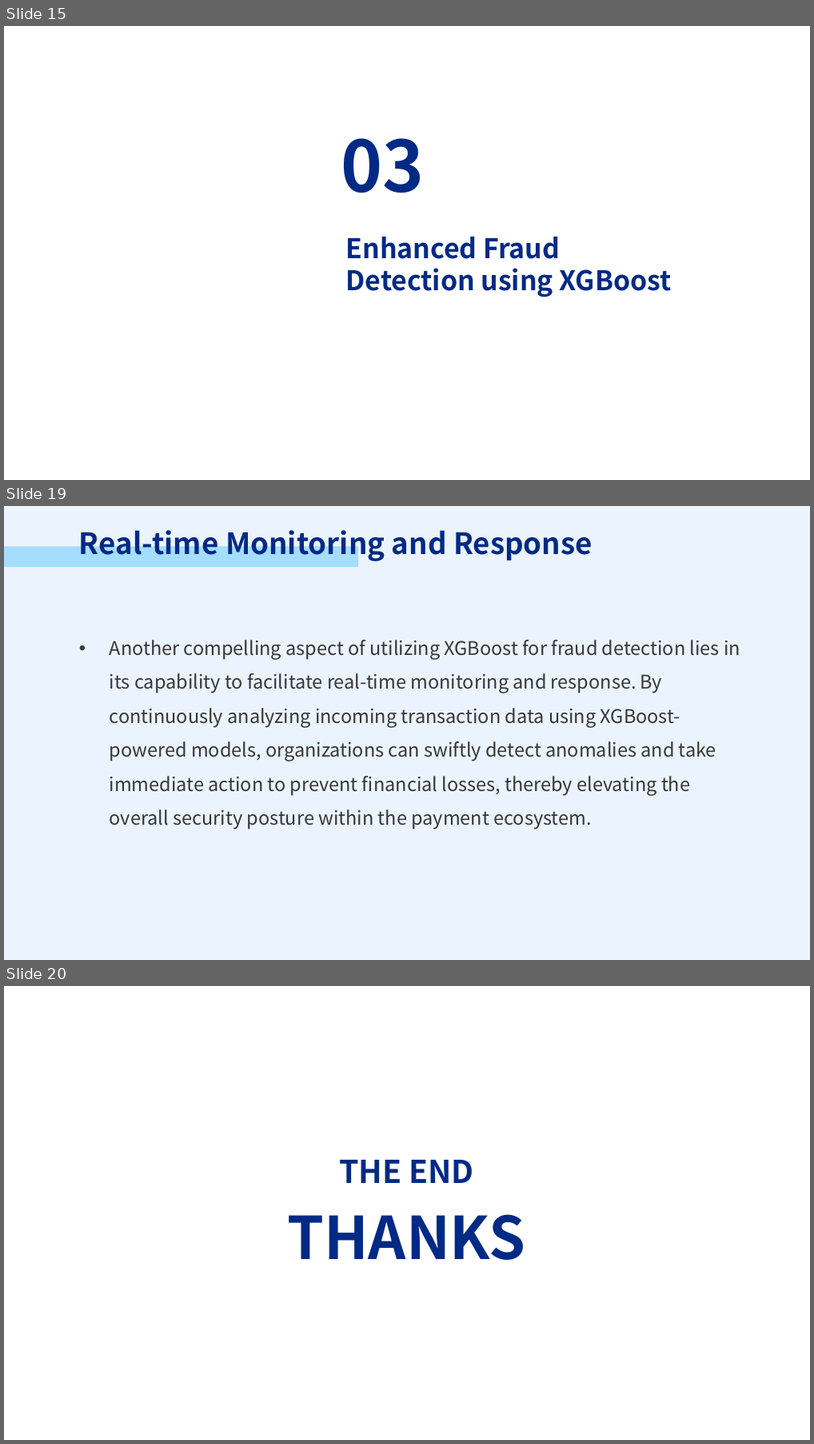
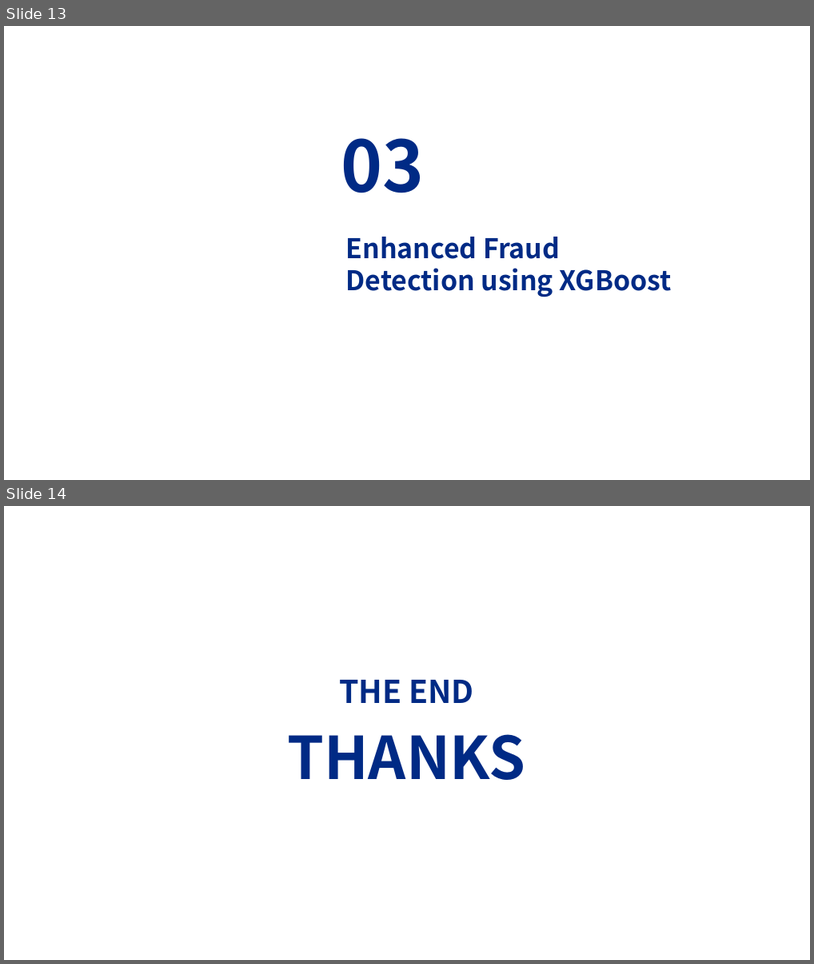
Before and after one commit to PSTAT197-F23/PSTAT197A_FP_Group1, a slide deck: scripts/drafts/PRESENTATION.pptx. Shown one above the other, each under a label of ours: slides 15, 19 and 20 before the commit, slides 13 and 14 after it; the slides between them are not shown. The pictures are 814x1444 and 814x964 pixels, drawn with LibreOffice and Linux fonts; fonts in the diff are those of the drawing; background and template pictures are left out. Boxes give left, top, right and bottom in pixels: in the first picture for what was removed or moved away, otherwise in the second. Text is boxed around its words. In the diff, an @@ line names an element or a change of style, - is before the commit and + after.

```diff
--- a/scripts/drafts/PRESENTATION.pptx
+++ b/scripts/drafts/PRESENTATION.pptx
@@ slide 19 removed at (4, 506, 810, 960), background #EBF3FE @@
@@ text removed at (79, 524, 593, 562) @@
-Real-time Monitoring and Response
@@ rectangle removed at (4, 546, 359, 568) @@
@@ text removed at (110, 640, 741, 829) @@
-• Another compelling aspect of utilizing XGBoost for fraud detection lies in its capability to facilitate real-time monitoring and response. By continuously analyzing incoming transaction data using XGBoost-powered models, organizations can swiftly detect anomalies and take immediate action to prevent financial losses, thereby elevating the overall security posture within the payment ecosystem.
@@ what was slide 15 is now slide 13 @@
@@ what was slide 20 is now slide 14 @@
```
Also in this commit, not shown: 5 slides changed, 1 slide added, 7 other slides removed.
